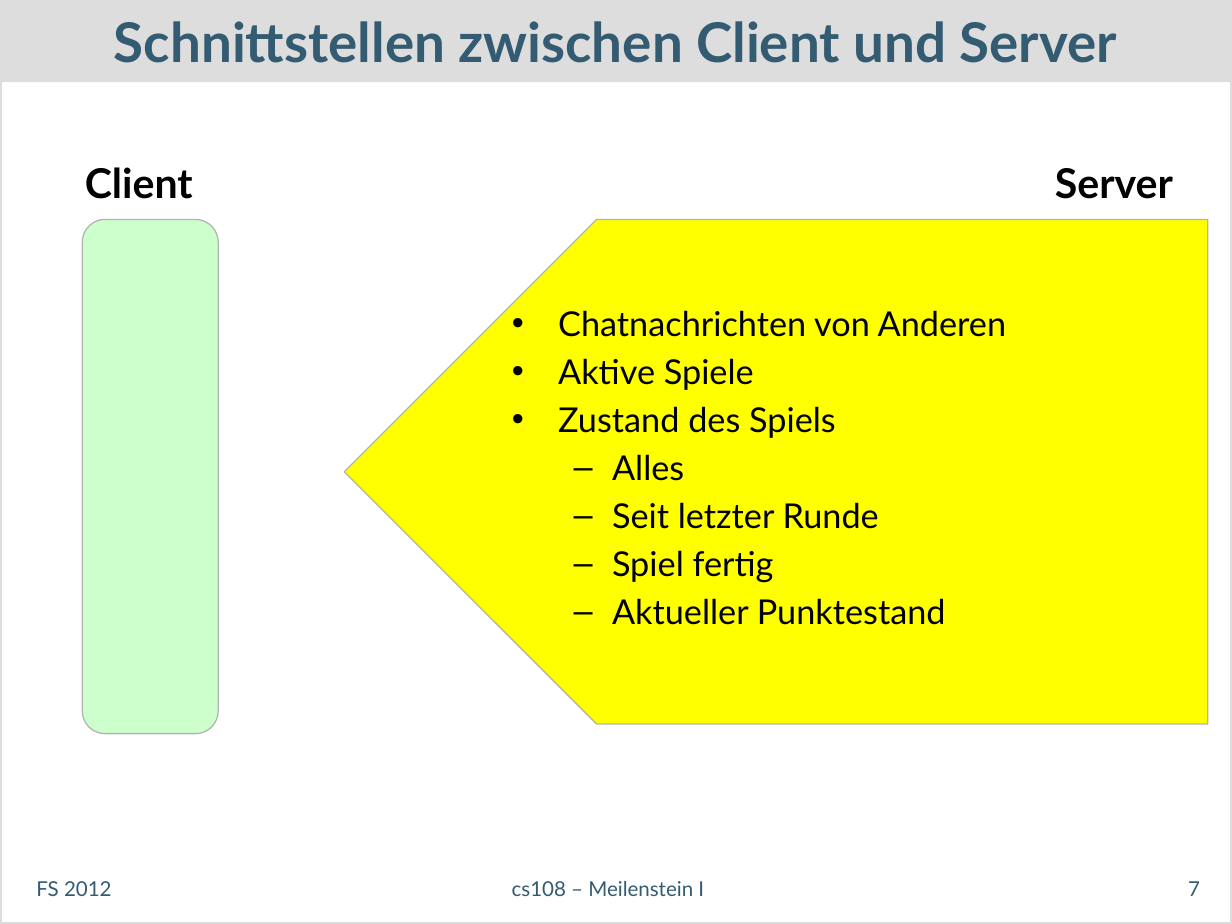
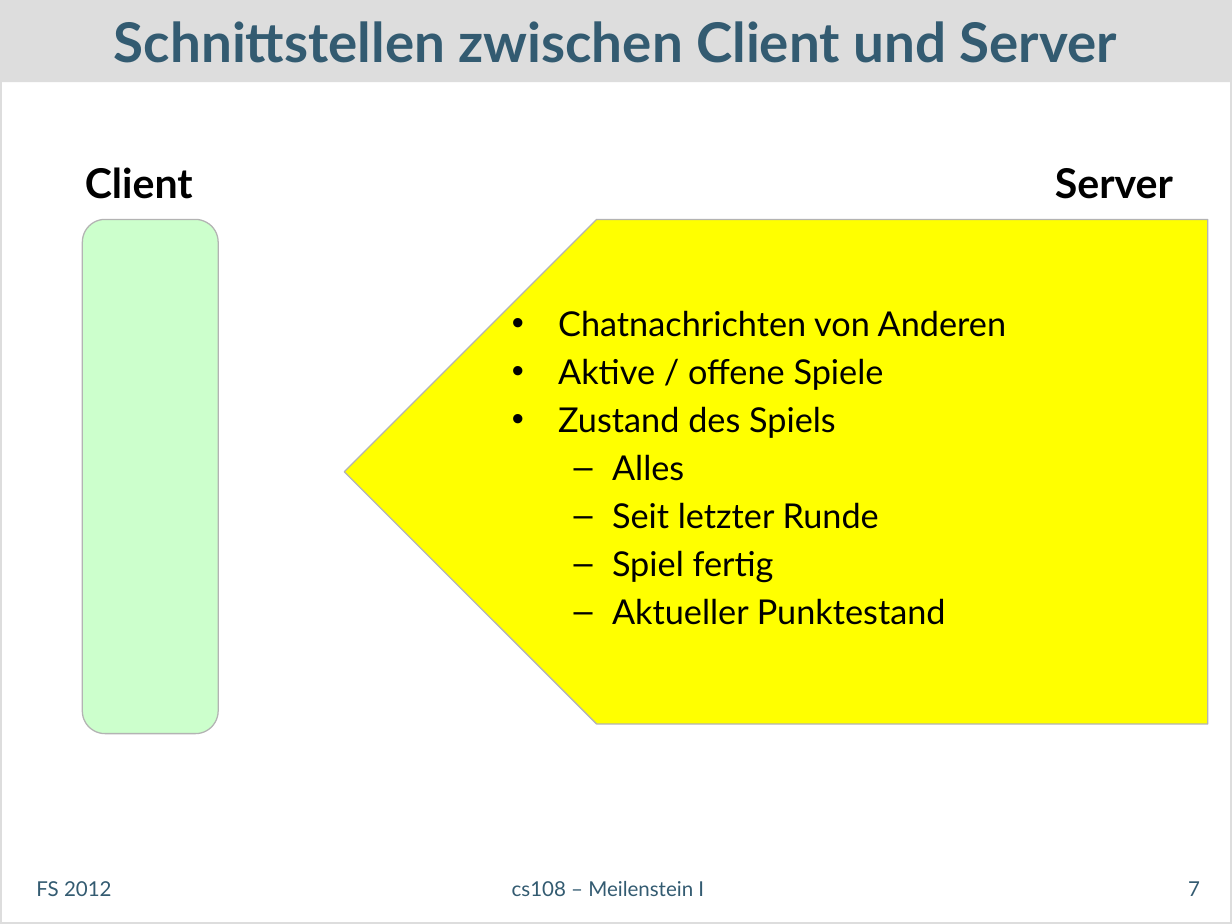
Before and after one commit to dihydrogenmonoxide/CS108, a slide deck: slide 7 of presentations/meilenstein1_v1.pptx. Drawn at 1232x924 pixels with LibreOffice and Linux fonts; fonts in the diff are those of the drawing. Boxes give left, top, right and bottom in pixels: in the first picture for what was removed or moved away, otherwise in the second. Text is boxed around its words. In the diff, an @@ line names an element or a change of style, - is before the commit and + after.

```diff
--- a/presentations/meilenstein1_v1.pptx
+++ b/presentations/meilenstein1_v1.pptx
@@ text at (558,358,884,390): text changed @@
-• Aktive Spiele
+• Aktive / offene Spiele
```
Also in this commit, not shown: 2 other slides changed, 1 slide removed.
